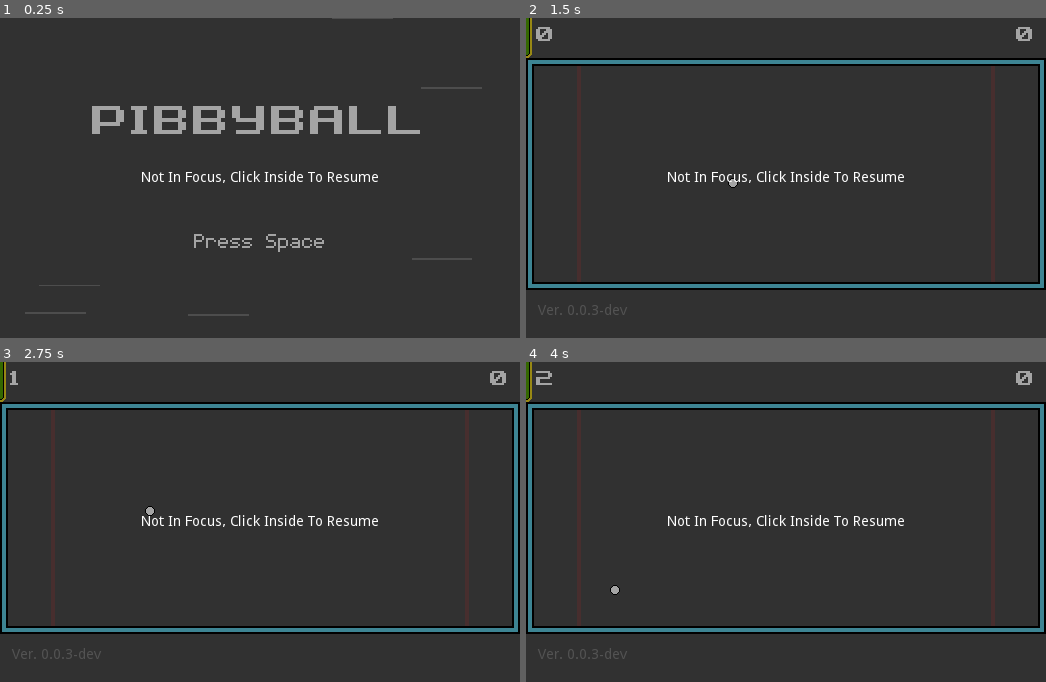
Above: before the commit, frames 1-4 (two rows, left to right).
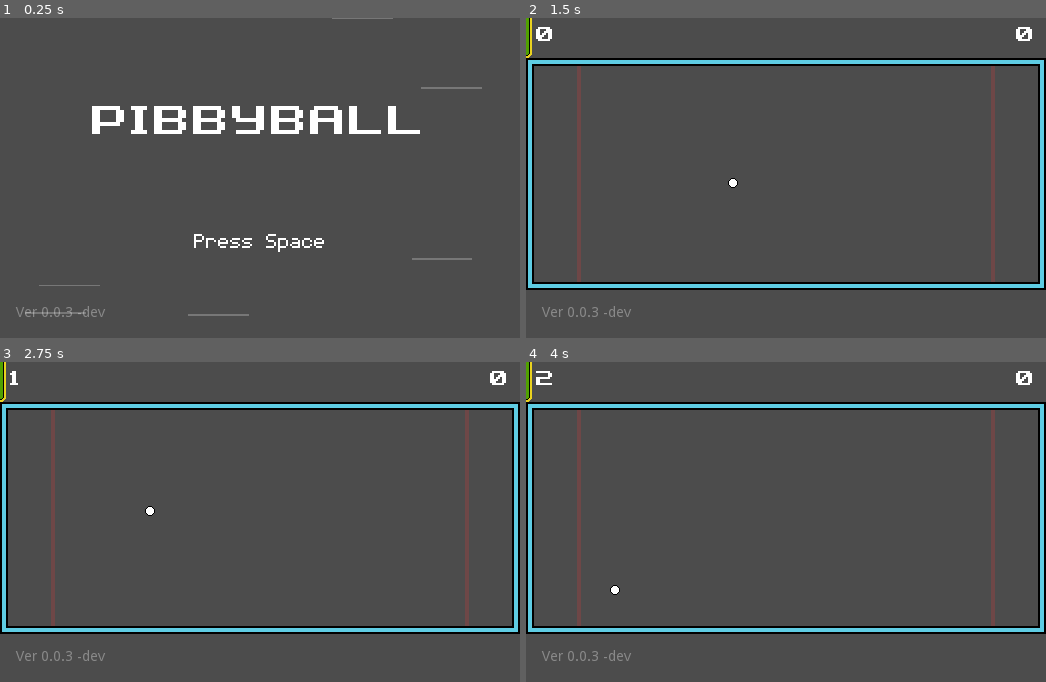
Above: after the commit, the same moments.

Repository: tkshehan/_pong
Game: Godot game, scene res://Main.tscn
Same seed, same stepped clock (60 frames per second), same inputs: the game is played once before the commit and once after it. Sound files missing from this copy of the repository are replaced by a short silence.
Inputs:
- Up to frame 1 (0.25 s): no input
- Up to frame 2 (1.5 s): tap Space (pause) at 0.5, 1.25 s; hold Up (move_up) 0.53-1.28 s; tap Enter (ui_accept) at 0.77 s; hold Down (move_down) from 1.28 s (still down)
- Up to frame 3 (2.75 s): tap Enter (ui_accept) at 1.52 s; release Down (move_down) at 2.03 s; hold Up (move_up) from 2.03 s (still down)
- Up to frame 4 (4 s): tap Enter (ui_accept) at 3.02, 3.77 s; release Up (move_up) at 3.53 s; hold Down (move_down) from 3.53 s (still down)

The runs differ from the first frame. In frame 1, 100% of the frame differs, in the area x 0-100%, y 0-100%; in frame 2, 96%; in frame 3, 96%; in frame 4, 96%.

Commit message:
moved version label to main gui node

Diff:
--- a/Game/Game.tscn
+++ b/Game/Game.tscn
@@ -111,17 +111,6 @@
 [node name="RoundTimer" type="Timer" parent="HUD"]
 wait_time = 2.0
 one_shot = true
-
-[node name="Version" type="Label" parent="HUD"]
-margin_left = 12.0
-margin_top = 286.0
-margin_right = 101.0
-margin_bottom = 300.0
-custom_colors/font_color = Color( 1, 1, 1, 0.290196 )
-text = "Ver. 0.0.3-dev"
-__meta__ = {
-"_edit_use_anchors_": false
-}
 [connection signal="goal" from="World" to="." method="_on_World_goal"]
 [connection signal="goal" from="World/Goal_L/Net_L" to="World" method="_on_Net_L_goal"]
 [connection signal="goal" from="World/Goal_R/Net_R" to="World" method="_on_Net_R_goal"]
--- a/Main.tscn
+++ b/Main.tscn
@@ -18,6 +18,7 @@
 [node name="TitleScreen" parent="GUI" instance=ExtResource( 2 )]
 
 [node name="FocusWindow" type="ColorRect" parent="GUI"]
+visible = false
 anchor_right = 1.0
 anchor_bottom = 1.0
 color = Color( 0, 0, 0, 0.352941 )
@@ -32,3 +33,14 @@
 text = "Not In Focus, Click Inside To Resume"
 align = 1
 valign = 1
+
+[node name="Version" type="Label" parent="GUI"]
+margin_left = 16.0
+margin_top = 288.0
+margin_right = 105.0
+margin_bottom = 302.0
+custom_colors/font_color = Color( 1, 1, 1, 0.341176 )
+text = "Ver 0.0.3 -dev"
+__meta__ = {
+"_edit_use_anchors_": false
+}
